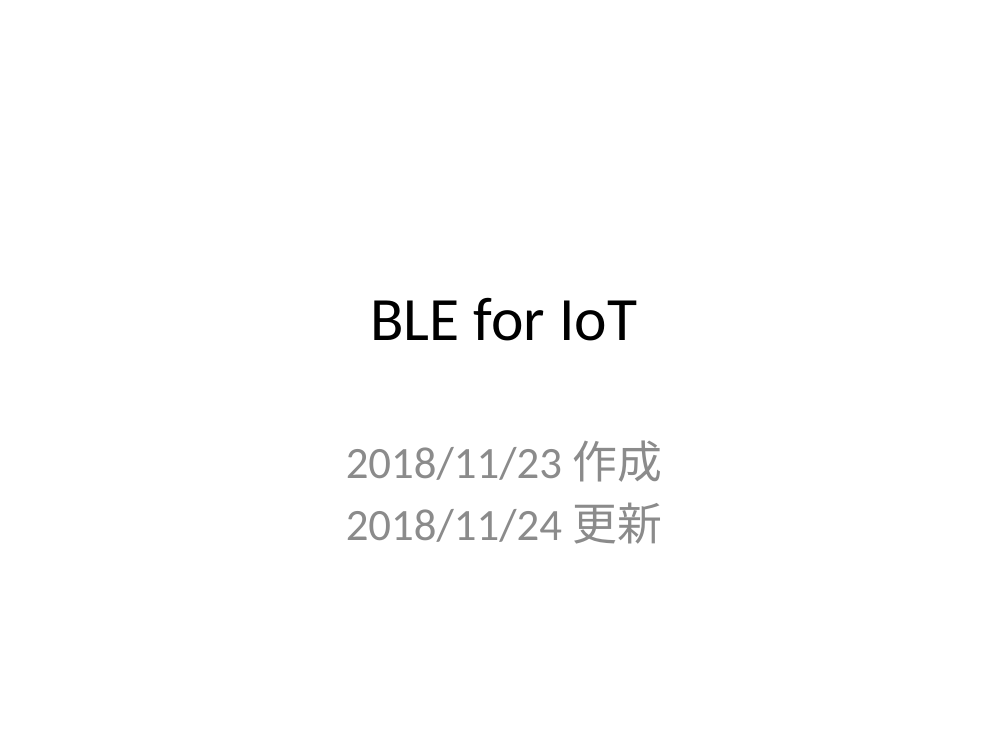
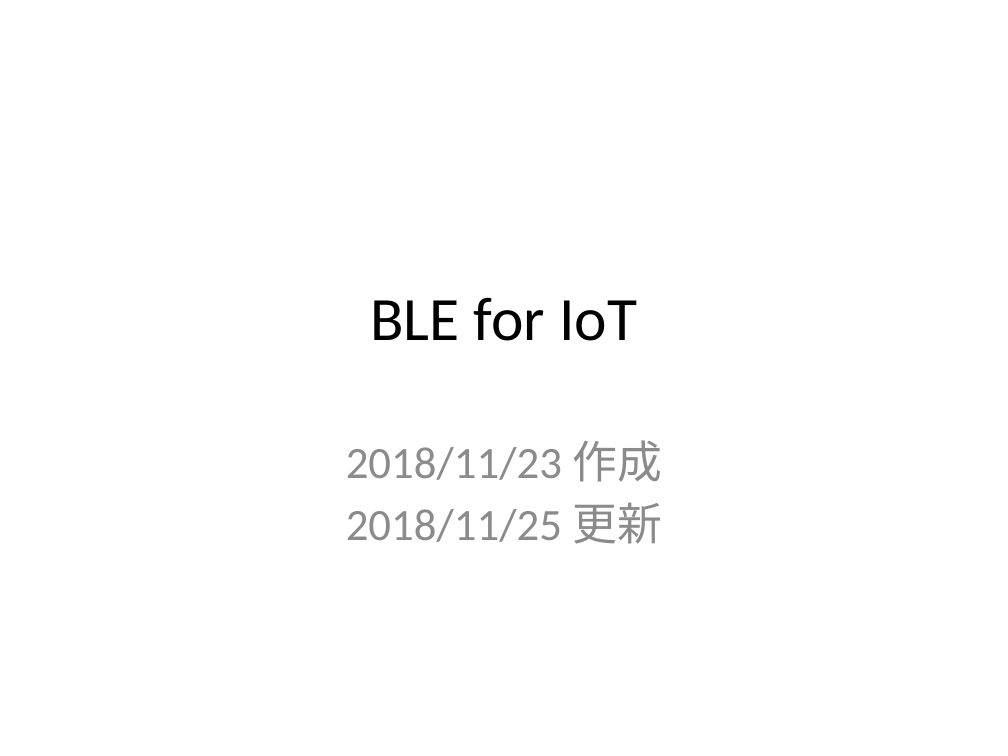
Before and after one commit to jjking2/ble-for-iot, a slide deck: slide 1 of BLE-for-IoT-ja.pptx. Drawn at 1008x756 pixels with LibreOffice and Linux fonts; fonts in the diff are those of the drawing. Boxes give left, top, right and bottom in pixels: in the first picture for what was removed or moved away, otherwise in the second. Text is boxed around its words. In the diff, an @@ line names an element or a change of style, - is before the commit and + after.

```diff
--- a/BLE-for-IoT-ja.pptx
+++ b/BLE-for-IoT-ja.pptx
@@ subtitle at box(346, 502, 662, 544): text changed @@
-2018/11/24 更新
+2018/11/25 更新
```
Also in this commit, not shown: 3 other slides changed, 3 slides added, 1 other file.
